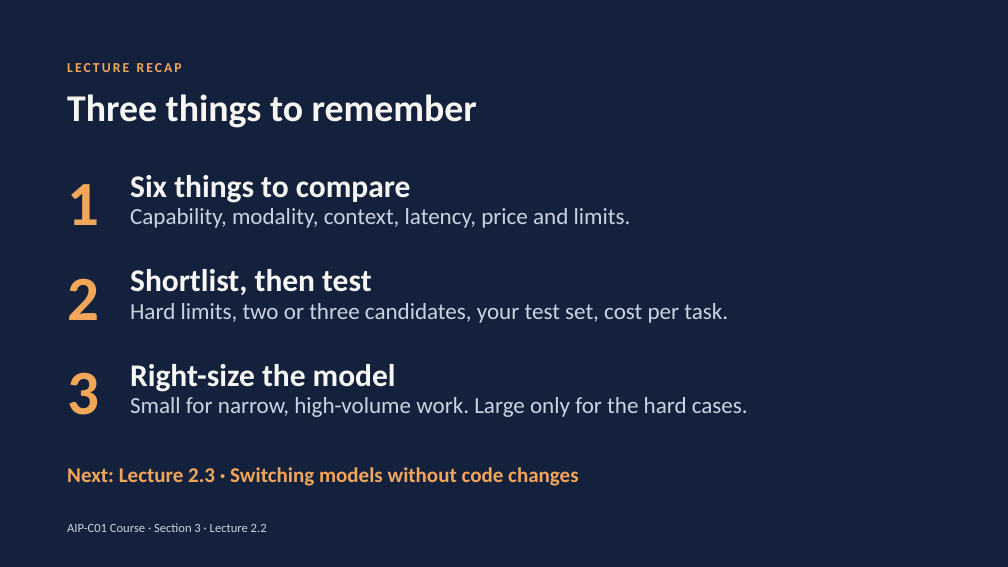
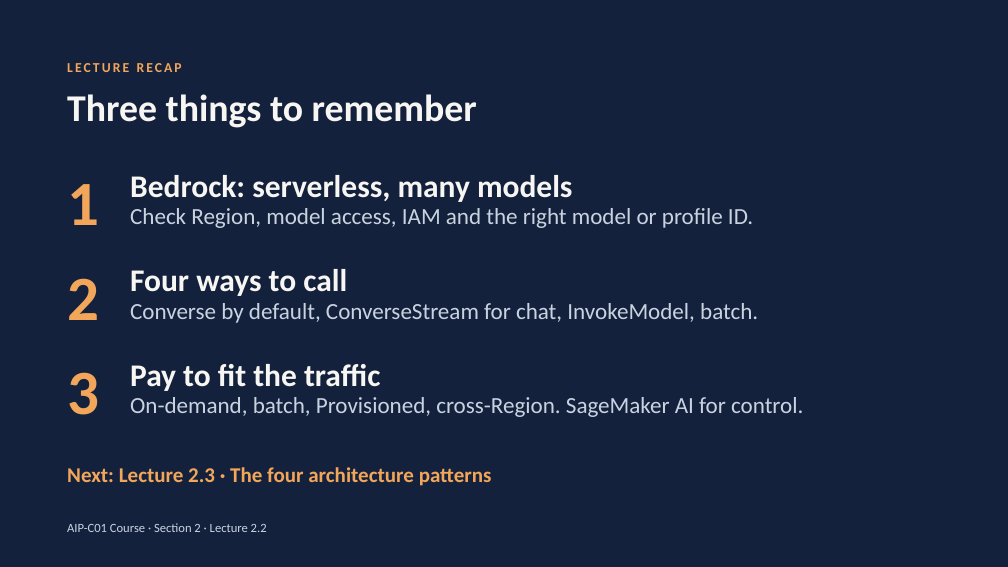
Before and after one commit to telberrak/aws-ai-developer, a slide deck: slide 6 of V2/slides/lecture-2.2.pptx. Drawn at 1008x567 pixels with LibreOffice and Linux fonts; fonts in the diff are those of the drawing. Boxes give left, top, right and bottom in pixels: in the first picture for what was removed or moved away, otherwise in the second. Text is boxed around its words. In the diff, an @@ line names an element or a change of style, - is before the commit and + after.

```diff
--- a/V2/slides/lecture-2.2.pptx
+++ b/V2/slides/lecture-2.2.pptx
@@ text at (130,175,572,202): text changed @@
-Six things to compare
+Bedrock: serverless, many models
@@ text at (130,208,753,228): text changed @@
-Capability, modality, context, latency, price and limits.
+Check Region, model access, IAM and the right model or profile ID.
@@ text at (130,269,347,296): text changed @@
-Shortlist, then test
+Four ways to call
@@ text at (130,303,758,323): text changed @@
-Hard limits, two or three candidates, your test set, cost per task.
+Converse by default, ConverseStream for chat, InvokeModel, batch.
@@ text at (130,364,380,391): text changed @@
-Right-size the model
+Pay to fit the traffic
@@ text at (130,397,803,417): text changed @@
-Small for narrow, high-volume work. Large only for the hard cases.
+On-demand, batch, Provisioned, cross-Region. SageMaker AI for control.
@@ text at (67,467,492,486): text changed @@
-Next: Lecture 2.3 · Switching models without code changes
+Next: Lecture 2.3 · The four architecture patterns
@@ text at (67,523,267,532): text changed @@
-AIP-C01 Course · Section 3 · Lecture 2.2
+AIP-C01 Course · Section 2 · Lecture 2.2
```
Also in this commit, not shown: 1 other slide changed, 4 slides added, 4 slides removed, 46 other files.
